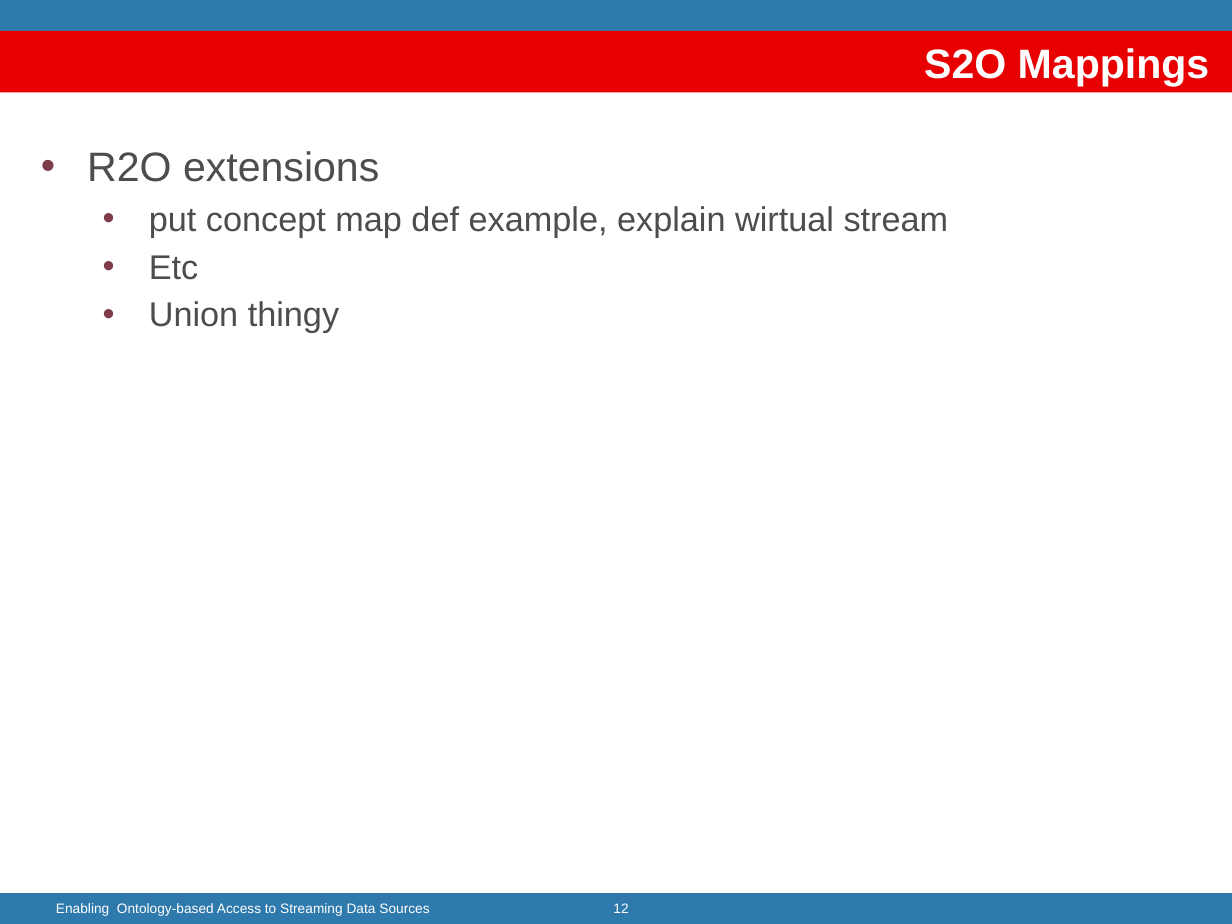
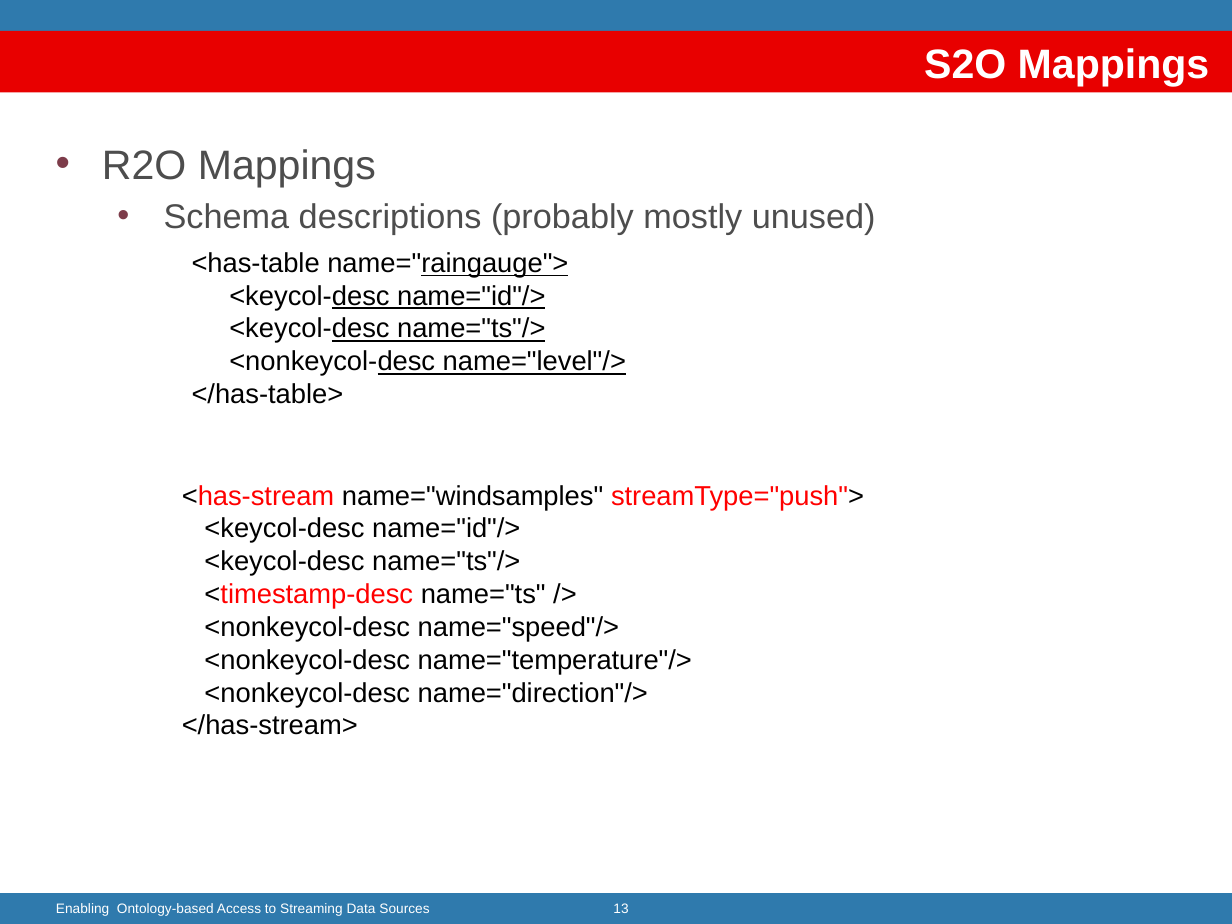
Before and after one commit to jpcik/morph-streams, a slide deck: slide 13 of doc/dis/EnablingStreamingDA/Enabling ontology-based Streaming Data Access.pptx (slide 12 before the commit). Drawn at 1232x924 pixels with LibreOffice and Linux fonts; fonts in the diff are those of the drawing; background and template pictures are left out. Boxes give left, top, right and bottom in pixels: in the first picture for what was removed or moved away, otherwise in the second. Text is boxed around its words. In the diff, an @@ line names an element or a change of style, - is before the commit and + after.

```diff
--- a/doc/dis/EnablingStreamingDA/Enabling ontology-based Streaming Data Access.pptx
+++ b/doc/dis/EnablingStreamingDA/Enabling ontology-based Streaming Data Access.pptx
@@ text added at bbox=[102, 149, 876, 235], 20 pt, text #4D4D4D @@
+• R2O Mappings
+  • Schema descriptions (probably mostly unused)
@@ text removed at bbox=[87, 151, 949, 333] @@
-• R2O extensions
-  • put concept map def example, explain wirtual stream
-  • Etc
-  • Union thingy
@@ text added at bbox=[192, 252, 626, 404], 16 pt, text #000000, underline @@
+<has-table name="raingauge">
+<keycol-desc name="id"/>
+<keycol-desc name="ts"/>
+<nonkeycol-desc name="level"/>
+</has-table>
@@ text added at bbox=[182, 485, 864, 735], 16 pt, text #000000 @@
+<has-stream name="windsamples" streamType="push">
+<keycol-desc name="id"/>
+<keycol-desc name="ts"/>
+<timestamp-desc name="ts" />
+<nonkeycol-desc name="speed"/>
+<nonkeycol-desc name="temperature"/>
+<nonkeycol-desc name="direction"/>
+</has-stream>
```
Also in this commit, not shown: 12 other slides changed, 18 slides added.
